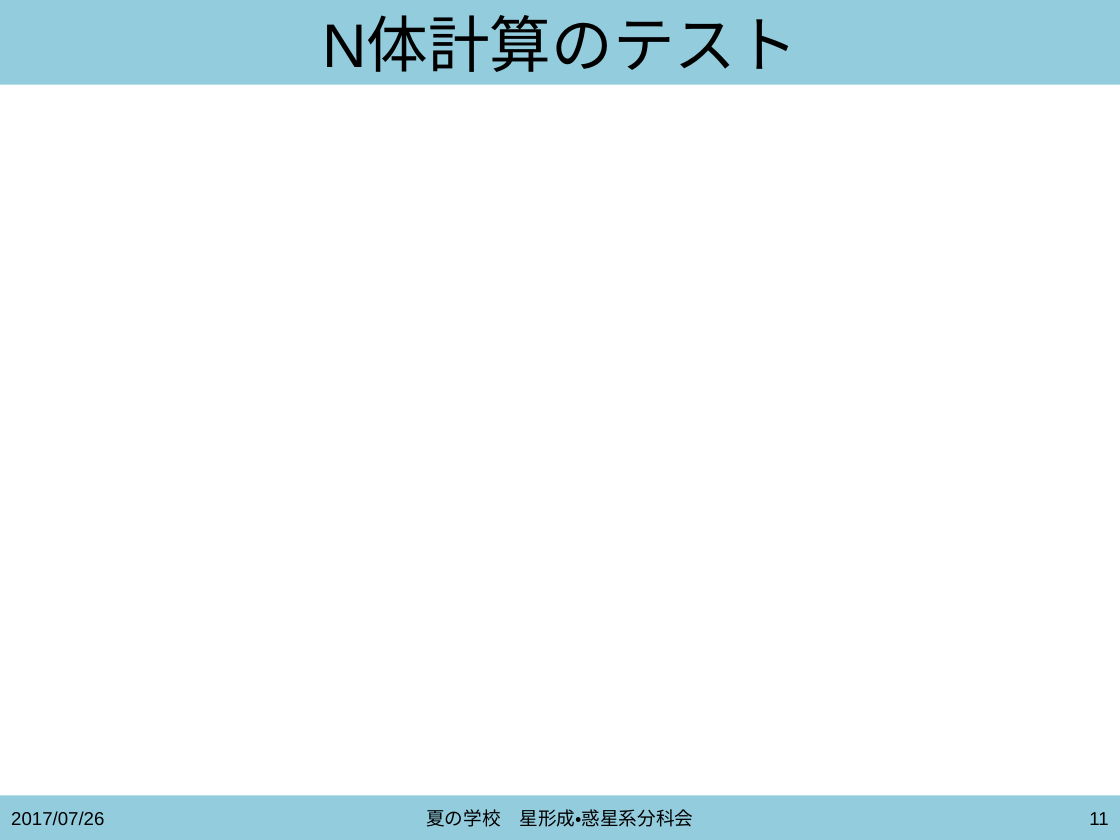
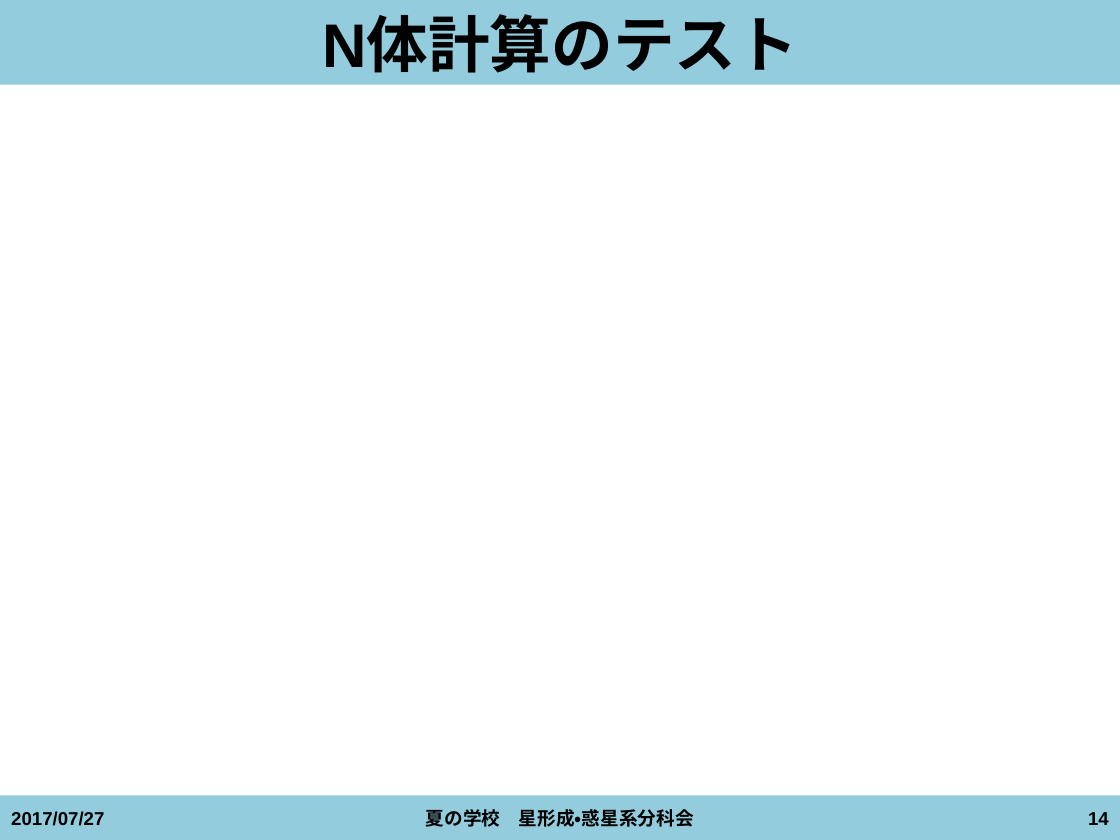
Before and after one commit to kazpc1215/Summer_School_2017, a slide deck: slide 14 of isoya20170727_ver1.pptx (slide 11 before the commit). Drawn at 1120x840 pixels with LibreOffice and Linux fonts; fonts in the diff are those of the drawing. Boxes give left, top, right and bottom in pixels: in the first picture for what was removed or moved away, otherwise in the second. Text is boxed around its words. In the diff, an @@ line names an element or a change of style, - is before the commit and + after.

```diff
--- a/isoya20170727_ver1.pptx
+++ b/isoya20170727_ver1.pptx
@@ title "N体計算のテスト" at <box>322,17,798,73</box>: bold on @@
@@ text "夏の学校 星形成・惑星系分科会" at <box>426,809,694,827</box>: bold on @@
@@ text at <box>11,811,104,826</box>: text changed; bold on @@
-2017/07/26
+2017/07/27
@@ page number at <box>1088,812,1109,825</box>: text changed; bold on @@
-11
+14
```
Also in this commit, not shown: 11 other slides changed, 3 slides added, 5 other files.
